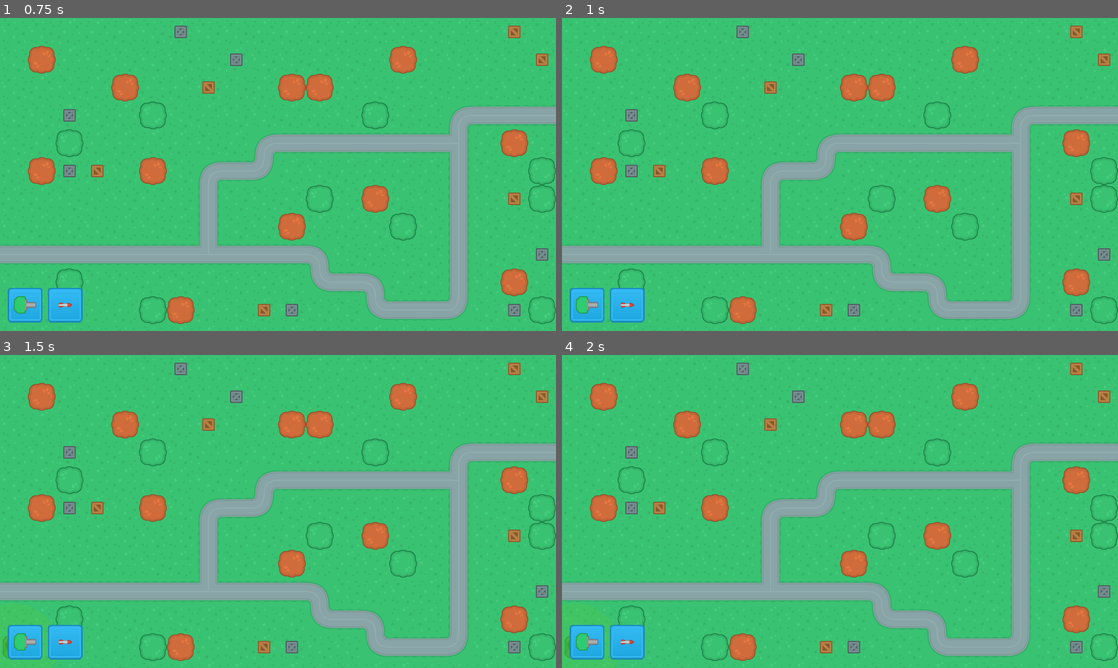
Above: before the commit, frames 1-4 (two rows, left to right).
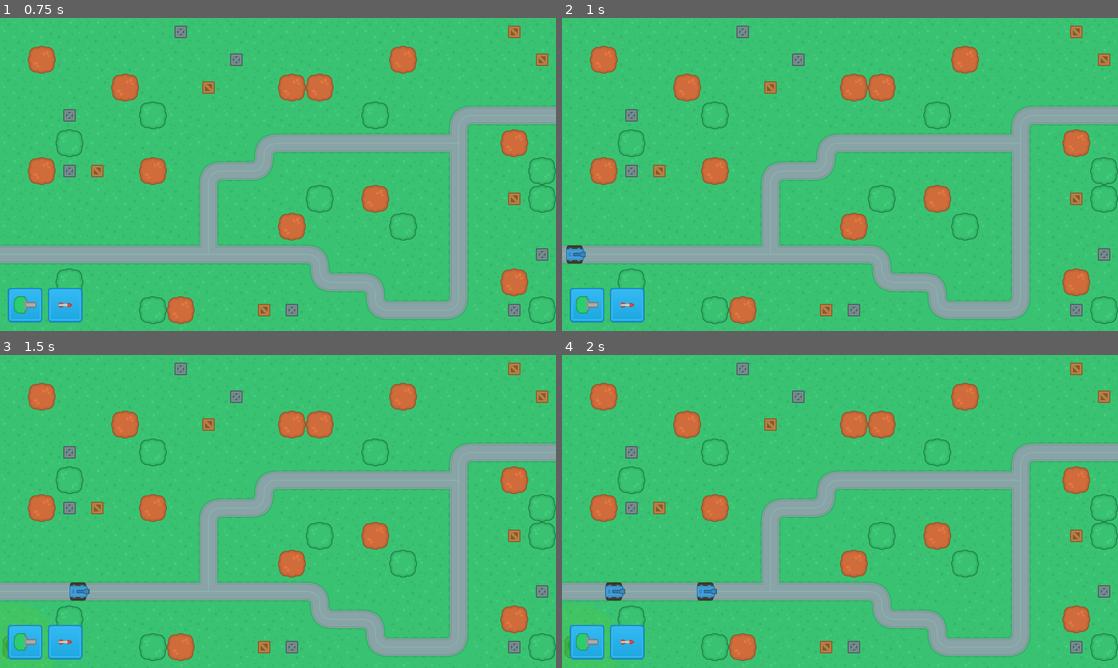
Above: after the commit, the same moments.

Repository: TenshinAkuma/Netfender
Game: Godot game, scene res://SceneHandler.tscn
The game is run twice, just before and just after one commit, with the same random seed, the same clock (stepped at 60 frames per second) and the same inputs.
Inputs (mouse positions are in pixels of both pictures, inside the frame that each line leads up to):
- Up to frame 1 (0.75 s): click "New Game" at 0.5 s
- Up to frame 2 (1 s): no input
- Up to frame 3 (1.5 s): click (27, 642) at 1.25 s
- Up to frame 4 (2 s): no input

Frame 1 is identical in both runs. In frame 2, 0.2% of the frame differs, in the area x 0-5%, y 72-79%; in frame 3, 0.2%; in frame 4, 0.4%, in the area x 7-28%, y 72-79%.

Commit message:
Implement enemy spawn

Diff:
--- /dev/null
+++ b/Scenes/Enemies/BlueTank.gd
@@ -0,0 +1,9 @@
+extends PathFollow2D
+
+var speed = 5
+
+func _physics_process(delta):
+	move(delta)
+
+func move(delta):
+	set_offset(get_offset() + speed + delta)
--- /dev/null
+++ b/Scenes/Enemies/BlueTank.tscn
@@ -0,0 +1,19 @@
+[gd_scene load_steps=4 format=2]
+
+[ext_resource path="res://Assets/Enemies/tank_blue.png" type="Texture" id=1]
+[ext_resource path="res://Scenes/Enemies/BlueTank.gd" type="Script" id=2]
+
+[sub_resource type="RectangleShape2D" id=1]
+extents = Vector2( 20, 19 )
+
+[node name="BlueTank" type="PathFollow2D"]
+loop = false
+script = ExtResource( 2 )
+
+[node name="KinematicBody2D" type="KinematicBody2D" parent="."]
+
+[node name="Sprite" type="Sprite" parent="KinematicBody2D"]
+texture = ExtResource( 1 )
+
+[node name="CollisionShape2D" type="CollisionShape2D" parent="KinematicBody2D"]
+shape = SubResource( 1 )
--- a/Scenes/MainScenes/GameScene.gd
+++ b/Scenes/MainScenes/GameScene.gd
@@ -1,6 +1,9 @@
 extends Node2D
 
 var map_node
+
+var current_wave = 0
+var enemies_in_wave = 0
 
 var build_mode = false
 var build_valid = false
@@ -22,6 +25,7 @@
 		## This means that whenever a button in this group is pressed, the `initiate_build_mode` function will be called.
 		## Additionally, pass the button's name as an argument to the function, for identification purposes.
 		button.connect("pressed", self, "initiate_build_mode", [button.get_name()])
+	start_next_wave()
 
 func _process(delta):
 	if build_mode:
@@ -33,6 +37,30 @@
 	if event.is_action_released("ui_accept") and build_mode == true:
 		verify_and_build()
 		cancel_build_mode()
+
+##
+## ENEMY WAVE FUNCTIONS
+##
+func start_next_wave():
+	var wave_data = retrieve_wave_data()
+	yield(get_tree().create_timer(0.2),"timeout") ## interval between waves so enemies does not instant spawn
+	spawn_enemies(wave_data)
+
+
+func retrieve_wave_data():
+	var wave_data = [["BlueTank", 0.7], ["BlueTank", 0.1]]
+	current_wave += 1
+	enemies_in_wave = wave_data.size()
+	return wave_data
+
+func spawn_enemies(wave_data):
+	for enemy in wave_data:
+		var new_enemy = load("res://Scenes/Enemies/" + enemy[0] + ".tscn").instance()
+		map_node.get_node("Path").add_child(new_enemy, true)
+		yield(get_tree().create_timer(enemy[1]),"timeout")
+##
+## TOWER BUIDLING FUNCTIONS
+##
 
 ## This function is called when a build button is pressed, triggering build mode.
 ## It takes a string argument representing the type of tower (Gun or Missile) to be built.
--- a/Scenes/Maps/Map1.tscn
+++ b/Scenes/Maps/Map1.tscn
@@ -127,6 +127,11 @@
 5/shapes = [  ]
 5/z_index = 0
 
+[sub_resource type="Curve2D" id=3]
+_data = {
+"points": PoolVector2Array( 0, 0, 0, 0, -33, 544, -22.3041, 0.150001, 22.3041, -0.150001, 448, 544, 0.45, 19.1314, -0.45, -19.1314, 480, 515, 1.75, 20, -1.75, -20, 479, 381, -17.25, -2.75, 17.25, 2.75, 510, 351, -22, 1.5, 22, -1.5, 576, 352, -1.5, 22.25, 1.5, -22.25, 608, 319, -18.5, -0.5, 18.5, 0.5, 640, 287, -26.4, -0.2, 26.4, 0.2, 1023, 288, 0, 21, 0, -21, 1056, 255, -21.1636, 0.187288, 21.1636, -0.187288, 1088, 223, -20, 0, 20, 0, 1313, 224 )
+}
+
 [node name="Map1" type="Node2D"]
 
 [node name="Ground" type="TileMap" parent="."]
@@ -137,6 +142,9 @@
 [node name="TowerExclusion" type="TileMap" parent="."]
 tile_set = SubResource( 2 )
 format = 1
-tile_data = PoolIntArray( 6, 3, 0, 18, 4, 0, 65537, 1, 0, 65544, 3, 0, 65550, 1, 0, 65555, 4, 0, 131076, 1, 0, 131079, 4, 0, 131082, 1, 0, 131083, 1, 0, 131092, 0, 65538, 131093, 0, 0, 196610, 3, 0, 196613, 2, 0, 196621, 2, 0, 196624, 0, 65538, 196625, 0, 1, 196626, 0, 1, 196627, 0, 1, 196628, 0, 65541, 262146, 2, 0, 262153, 0, 65538, 262154 …(848 unchanged characters)…
+tile_data = PoolIntArray( 6, 3, 0, 18, 4, 0, 65537, 1, 0, 65544, 3, 0, 65550, 1, 0, 65555, 4, 0, 131076, 1, 0, 131079, 4, 0, 131082, 1, 0, 131083, 1, 0, 196610, 3, 0, 196613, 2, 0, 196621, 2, 0, 196624, 0, 65538, 196625, 0, 1, 196626, 0, 1, 196627, 0, 1, 196628, 0, 1, 196629, 0, 0, 262146, 2, 0, 262153, 0, 65538, 262154 …(848 unchanged characters)…
 
 [node name="Turrets" type="Node2D" parent="."]
+
+[node name="Path" type="Path2D" parent="."]
+curve = SubResource( 3 )
Binary file added: Assets/Enemies/tank_blue.png
Not shown, added: Assets/Enemies/tank_blue.png.import
Not shown: 1 places in Scenes/Maps/Map1.tscn that only renumber resources
